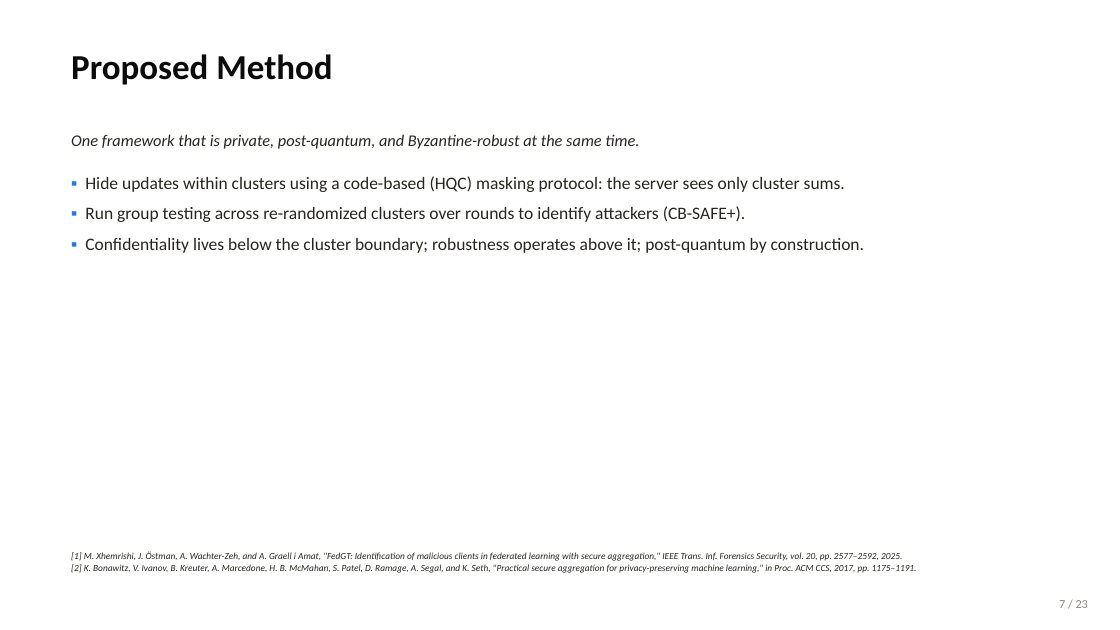
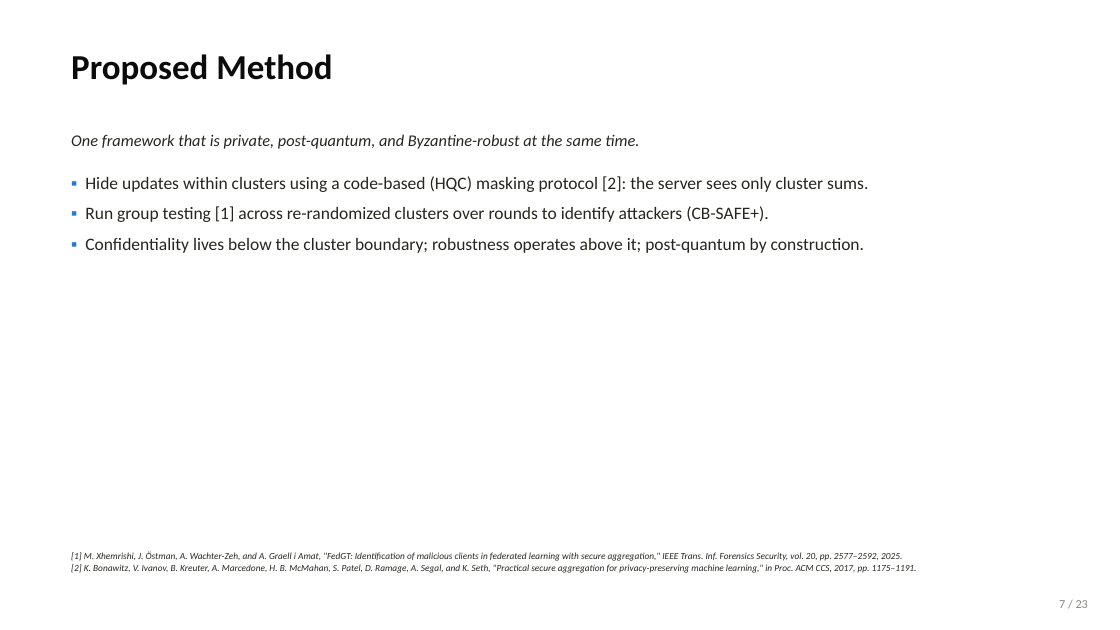
Before and after one commit to wshuv-o/cb-safe-draft, a slide deck: slide 8 of paper/cbsafe_deck.pptx. Drawn at 1120x630 pixels with LibreOffice and Linux fonts; fonts in the diff are those of the drawing. Boxes give left, top, right and bottom in pixels: in the first picture for what was removed or moved away, otherwise in the second. Text is boxed around its words. In the diff, an @@ line names an element or a change of style, - is before the commit and + after.

```diff
--- a/paper/cbsafe_deck.pptx
+++ b/paper/cbsafe_deck.pptx
@@ text at [85, 176, 868, 222]: text changed @@
-▪ Hide updates within clusters using a code-based (HQC) masking protocol: the server sees only cluster sums.
-▪ Run group testing across re-randomized clusters over rounds to identify attackers (CB-SAFE+).
+▪ Hide updates within clusters using a code-based (HQC) masking protocol [2]: the server sees only cluster sums.
+▪ Run group testing [1] across re-randomized clusters over rounds to identify attackers (CB-SAFE+).
```
Also in this commit, not shown: 21 other slides changed, 23 other files.
